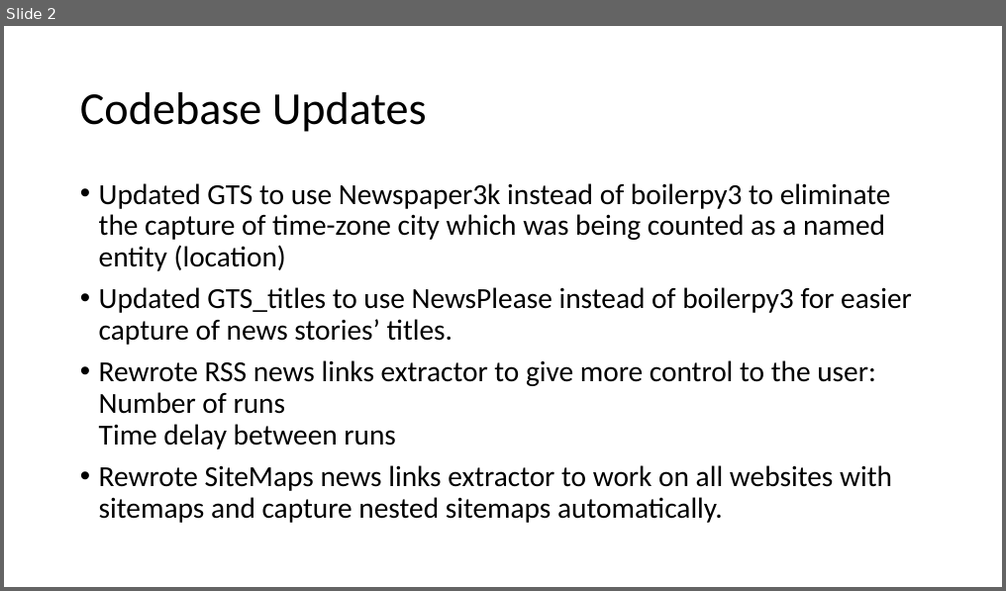
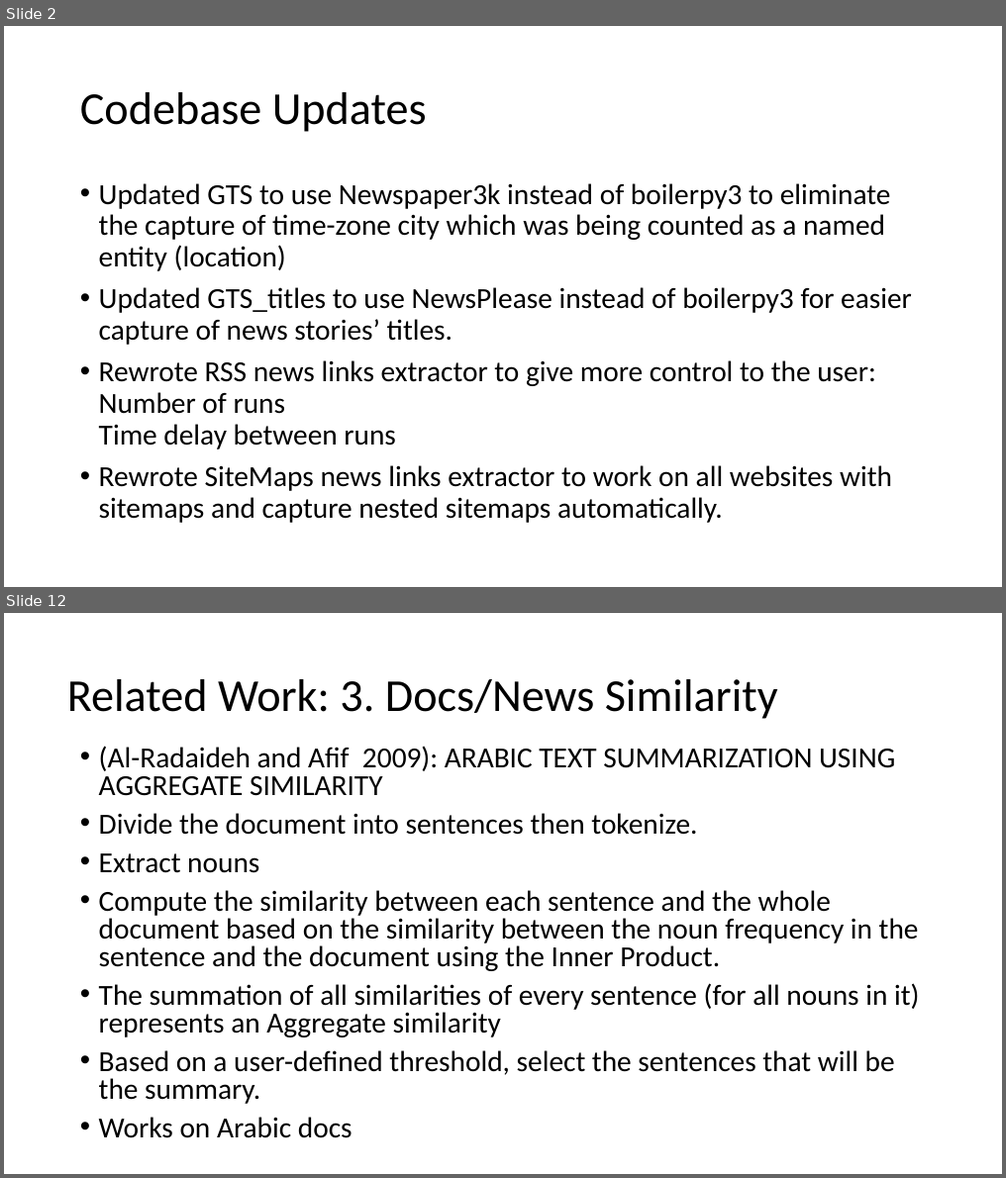
Before and after one commit to HussamHallak/TPDL2022, a slide deck: TPDL 2022 Paper Updates.pptx. Shown one above the other, each under a label of ours: slide 2 before the commit, slides 2 and 12 after it; the slides between them are not shown. The pictures are 1006x591 and 1006x1178 pixels, drawn with LibreOffice and Linux fonts; fonts in the diff are those of the drawing. Boxes give left, top, right and bottom in pixels: in the first picture for what was removed or moved away, otherwise in the second. Text is boxed around its words. In the diff, an @@ line names an element or a change of style, - is before the commit and + after.

```diff
--- a/TPDL 2022 Paper Updates.pptx
+++ b/TPDL 2022 Paper Updates.pptx
@@ slide 12 added at (x1=4, y1=613, x2=1002, y2=1174), background #FFFFFF @@
@@ title added at (x1=67, y1=679, x2=778, y2=719), 44 pt, text #000000 @@
+Related Work: 3. Docs/News Similarity
@@ text added at (x1=99, y1=746, x2=919, y2=1139), 28 pt, text #000000 @@
+• (Al-Radaideh and Afif 2009): ARABIC TEXT SUMMARIZATION USING AGGREGATE SIMILARITY
+• Divide the document into sentences then tokenize.
+• Extract nouns
+• Compute the similarity between each sentence and the whole document based on the similarity between the noun frequency in the sentence and the document using the Inner Product.
+• The summation of all similarities of every sentence (for all nouns in it) represents an Aggregate similarity
+• Based on a user-defined threshold, select the sentences that will be the summary.
+• Works on Arabic docs
```
Also in this commit, not shown: 1 slide changed, 12 other slides added.
